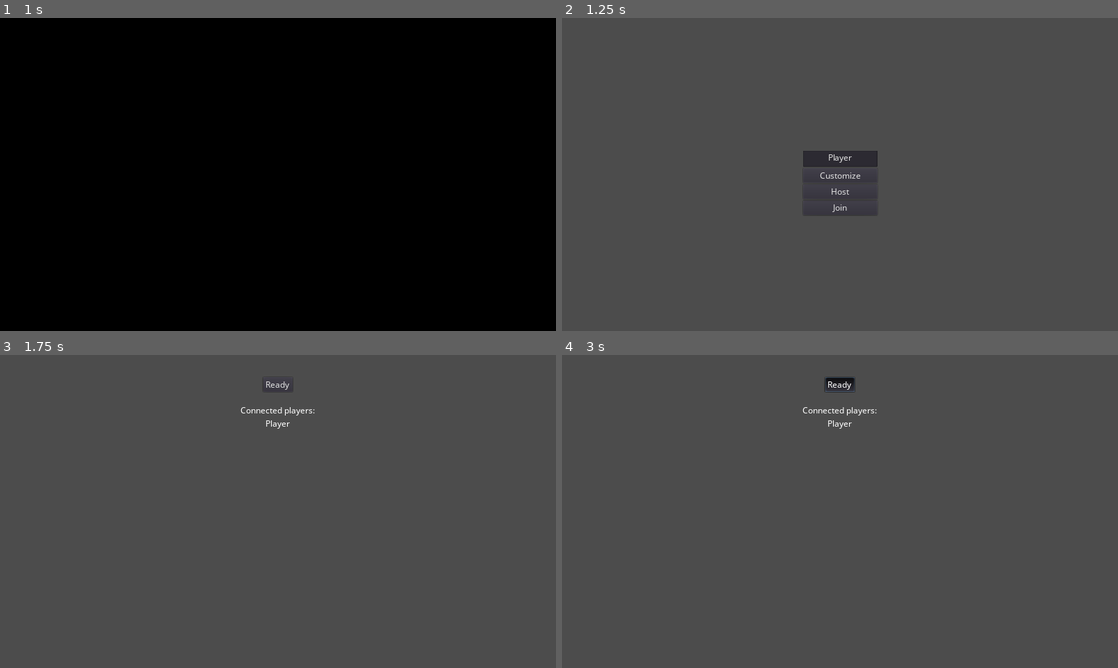
Above: before the commit, frames 1-4 (two rows, left to right).
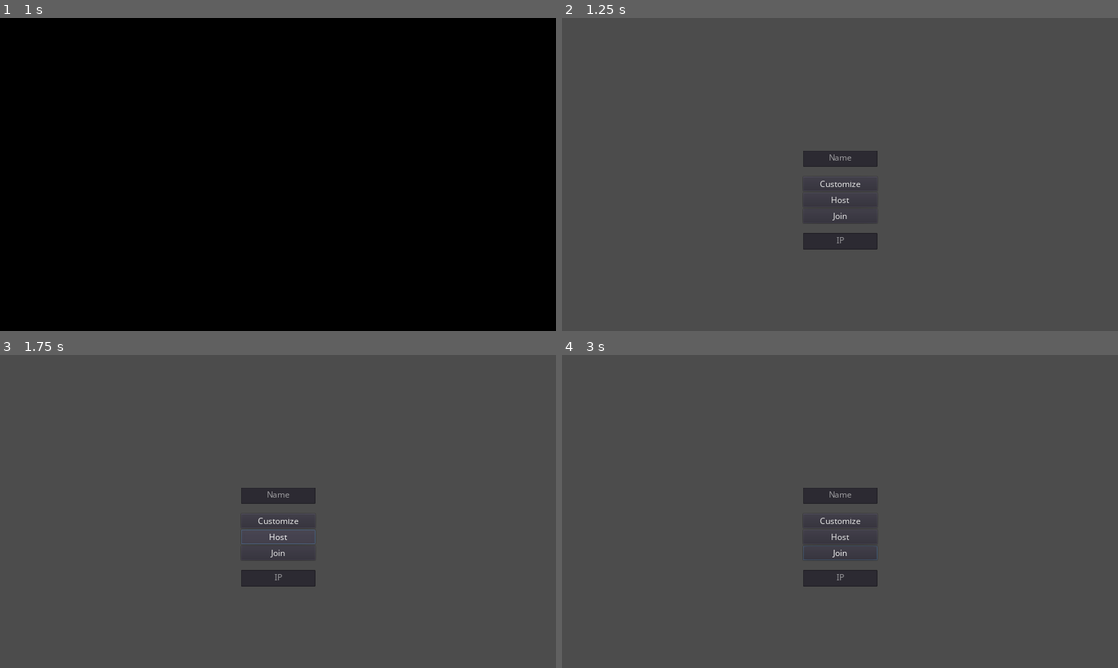
Above: after the commit, the same moments.

Repository: gedehari/EatTheChips
Game: Godot game, scene res://scripts/core/splash/splash.tscn
Same seed, same stepped clock (60 frames per second), same inputs: the game is played once before the commit and once after it.
Inputs (mouse positions are in pixels of both pictures, inside the frame that each line leads up to):
- Up to frame 1 (1 s): move the mouse to (400, 158) at 0.52 s; tap Shift (dash) at 0.6 s
- Up to frame 2 (1.25 s): no input
- Up to frame 3 (1.75 s): click "Host" at 1.25 s
- Up to frame 4 (3 s): click (840, 552) at 2 s, where only the run after the commit has a clickable "Join"; click (840, 383) at 2.75 s, where only the run before the commit has a clickable "Ready"

Frame 1 is identical in both runs. In frame 2, 1.0% of the frame differs, in the area x 43-57%, y 43-74%; in frame 3, 1.7%; in frame 4, 1.9%, in the area x 43-57%, y 7-74%.

Commit message:
Tidy up project, small lobby update
Removes unnecessary folders
Slight update to lobby where when everyone is ready, the game will start (although no game implemented yet)

Diff:
--- a/project.godot
+++ b/project.godot
@@ -25,10 +25,10 @@
 
 [autoload]
 
-Global="*res://scripts/core/global/global.gd"
-Network="*res://scripts/core/network/network.gd"
-SceneLoader="*res://scripts/core/scene_loader/scene_loader.gd"
-BGM="*res://scripts/core/bgm/bgm.gd"
+Global="*res://scripts/core/global.gd"
+Network="*res://scripts/core/network.gd"
+SceneLoader="*res://scripts/core/scene_loader.gd"
+BGM="*res://scripts/core/bgm.gd"
 
 [display]
 
--- a/scripts/core/network/network.gd
+++ b/scripts/core/network.gd
@@ -1,6 +1,10 @@
 extends Node
 
 signal player_list_changed
+signal player_ready_changed
+
+signal game_initializing
+signal game_initializing_aborted
 
 # Essential server information
 const PORT = 23719
@@ -11,6 +15,13 @@
 
 # Contains registered players.
 var players : Dictionary = {}
+
+enum {
+	STATE_IDLE,
+	STATE_INITIALIZE,
+	STATE_GAME
+}
+var state : int = STATE_IDLE
 
 
 func _ready() -> void:
@@ -33,6 +44,13 @@
 func _on_peer_disconnected(id : int) -> void:
 	print("Peer ID " + str(id) + " disconnected.")
 	call_deferred("_unregister_player", id)
+
+	if get_tree().is_network_server():
+		if state == STATE_INITIALIZE:
+			rpc("_abort_initialize_game")
+		elif state == STATE_GAME:
+			pass
+			# Maybe add something like: rpc("_end_game", true)
 
 # Client only
 
@@ -113,5 +131,24 @@
 		for target_id in players:
 			if target_id != 1:
 				rpc_id(target_id, "ready_player", id, is_ready)
+		# Check if everyone is ready
+		var ready_counter : int = 0
+		for id in players:
+			var rd : bool = players[id]["ready"]
+			if rd:
+				ready_counter += 1
+		if players.size() > 1 and ready_counter == players.size():
+			rpc("_pre_initialize_game")
 
-	emit_signal("player_list_changed")
+	emit_signal("player_ready_changed")
+
+## Game management
+
+remotesync func _pre_initialize_game() -> void:
+	state = STATE_INITIALIZE
+	emit_signal("game_initializing")
+
+
+remotesync func _abort_initialize_game() -> void:
+	state = STATE_IDLE
+	emit_signal("game_initializing_aborted")
--- a/scripts/ui/main_menu/main_menu.gd
+++ b/scripts/ui/main_menu/main_menu.gd
@@ -9,12 +9,16 @@
 	get_tree().connect("connected_to_server", self, "_on_connected")
 	get_tree().connect("connection_failed", self, "_on_connection_failed")
 
-	Network.connect("player_list_changed", self, "update_lobby")
+	Network.connect("player_list_changed", self, "_update_lobby")
+	Network.connect("player_ready_changed", self, "_update_player_ready")
+	Network.connect("game_initializing", self, "_on_game_initializing")
 
 	#BGM.play_bgm("menu")
 
 	$Choices.show()
 	$Lobby.hide()
+
+	$Lobby/Status.hide()
 
 
 func _to_lobby() -> void:
@@ -26,10 +30,10 @@
 
 
 func _on_HostBtn_pressed() -> void:
-	if $Choices/NameLE.text.empty():
+	if $Choices/NameField.text.empty():
 		return
 
-	Global.player_info["name"] = $Choices/NameLE.text
+	Global.player_info["name"] = $Choices/NameField.text
 
 	Network.create_server()
 
@@ -37,10 +41,10 @@
 
 
 func _on_JoinBtn_pressed() -> void:
-	if $Choices/NameLE.text.empty():
+	if $Choices/NameField.text.empty():
 		return
 
-	Global.player_info["name"] = $Choices/NameLE.text
+	Global.player_info["name"] = $Choices/NameField.text
 
 	Network.join_server("127.0.0.1")
 
@@ -58,7 +62,7 @@
 
 ## Lobby crap
 
-func update_lobby() -> void:
+func _update_lobby() -> void:
 	var text : String = "Connected players:"
 
 	for player in Network.players:
@@ -75,9 +79,33 @@
 
 	$Lobby/PlayerList.text = text
 
+	# Set default status text. Only server will see this since
+	# logically server start with one player, which is the host.
+	var status_text : String = "Cannot start a game with only yourself."
 
-func _on_Button_toggled(button_pressed: bool) -> void:
+	# Everyone sees this
+	if Network.players.size() > 1:
+		status_text = "Waiting for players to ready up..."
+
+	$Lobby/Status.text = status_text
+
+
+func _update_player_ready() -> void:
+	# Temporary, will be replaced by something better
+	_update_lobby()
+
+
+func _on_game_initializing() -> void:
+	$Lobby/ReadyBtn.disabled = true
+
+	yield(get_tree(), "idle_frame")
+	$Lobby/Status.text = "Starting game..."
+
+
+func _on_ReadyBtn_toggled(button_pressed: bool) -> void:
 	if get_tree().is_network_server():
 		Network.ready_player(1, button_pressed)
 	else:
 		Network.rpc_id(1, "ready_player", get_tree().get_network_unique_id(), button_pressed)
+
+	$Lobby/Status.visible = button_pressed
--- a/scripts/ui/main_menu/main_menu.tscn
+++ b/scripts/ui/main_menu/main_menu.tscn
@@ -26,33 +26,52 @@
 "_edit_use_anchors_": false
 }
 
-[node name="NameLE" type="LineEdit" parent="Choices"]
+[node name="NameField" type="LineEdit" parent="Choices"]
 margin_right = 171.0
 margin_bottom = 38.0
-text = "Player"
 align = 1
 max_length = 10
+placeholder_text = "Name"
+
+[node name="Spacer" type="Control" parent="Choices"]
+margin_top = 42.0
+margin_right = 171.0
+margin_bottom = 57.0
+rect_min_size = Vector2( 0, 15 )
 
 [node name="CustomizeBtn" type="Button" parent="Choices"]
-margin_top = 42.0
+margin_top = 61.0
 margin_right = 171.0
-margin_bottom = 76.0
+margin_bottom = 95.0
 custom_fonts/font = ExtResource( 1 )
 text = "Customize"
 
 [node name="HostBtn" type="Button" parent="Choices"]
-margin_top = 80.0
+margin_top = 99.0
 margin_right = 171.0
-margin_bottom = 114.0
+margin_bottom = 133.0
 custom_fonts/font = ExtResource( 1 )
 text = "Host"
 
 [node name="JoinBtn" type="Button" parent="Choices"]
-margin_top = 118.0
+margin_top = 137.0
 margin_right = 171.0
-margin_bottom = 152.0
+margin_bottom = 171.0
 custom_fonts/font = ExtResource( 1 )
 text = "Join"
+
+[node name="Spacer2" type="Control" parent="Choices"]
+margin_top = 175.0
+margin_right = 171.0
+margin_bottom = 190.0
+rect_min_size = Vector2( 0, 15 )
+
+[node name="IpField" type="LineEdit" parent="Choices"]
+margin_top = 194.0
+margin_right = 171.0
+margin_bottom = 232.0
+align = 1
+placeholder_text = "IP"
 
 [node name="Lobby" type="Control" parent="."]
 anchor_right = 1.0
@@ -76,7 +95,7 @@
 "_edit_use_anchors_": false
 }
 
-[node name="Button" type="Button" parent="Lobby"]
+[node name="ReadyBtn" type="Button" parent="Lobby"]
 anchor_left = 0.5
 anchor_right = 0.5
 margin_left = -34.0
@@ -88,6 +107,19 @@
 __meta__ = {
 "_edit_use_anchors_": false
 }
+
+[node name="Status" type="Label" parent="Lobby"]
+anchor_left = 0.5
+anchor_right = 0.5
+margin_left = -285.0
+margin_top = 11.7726
+margin_right = 285.0
+margin_bottom = 39.7726
+text = "Status"
+align = 1
+__meta__ = {
+"_edit_use_anchors_": false
+}
 [connection signal="pressed" from="Choices/HostBtn" to="." method="_on_HostBtn_pressed"]
 [connection signal="pressed" from="Choices/JoinBtn" to="." method="_on_JoinBtn_pressed"]
-[connection signal="toggled" from="Lobby/Button" to="." method="_on_Button_toggled"]
+[connection signal="toggled" from="Lobby/ReadyBtn" to="." method="_on_ReadyBtn_toggled"]
Renamed: scripts/core/bgm/bgm.gd -> scripts/core/bgm.gd
Renamed: scripts/core/global/global.gd -> scripts/core/global.gd
Renamed: scripts/core/scene_loader/scene_loader.gd -> scripts/core/scene_loader.gd
